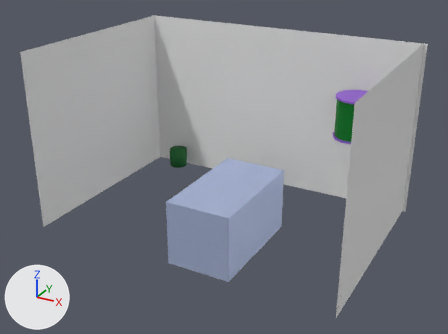
An edit to the Blender file assets/map/room_1.blend, drawn before and after from the same camera.
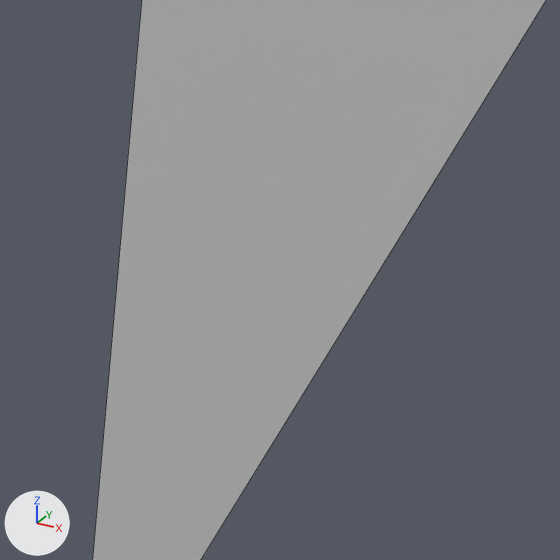
The first picture shows the older version from a 50 mm camera at (3.95, -8.81, 4.43) aimed at (-0.01, -1.6, 0.83). The close-ups show the older and then the newer version on the part from 73% to 86% of the width and 72% to 89% of the height of that picture. Only the edits that show in the close-ups are written down. Lighting does not change. The marker at lower left points along +X, +Y and +Z. The close-ups show mesh edges as thin lines. Objects named as collision shapes, trigger or cutter boxes, shadow casters or lower levels of detail are left out.

Objects in the first close-up: 'right'.
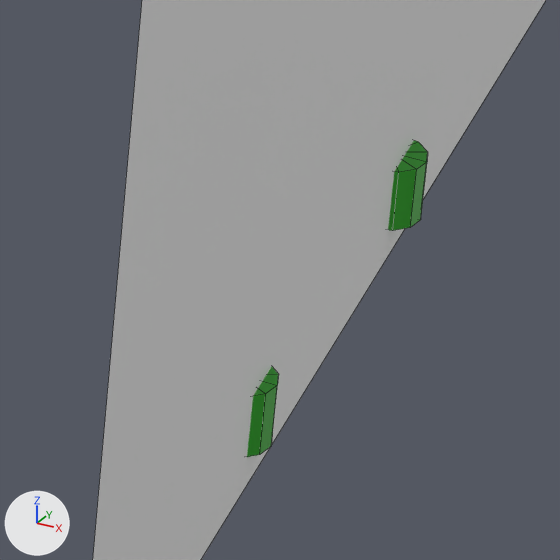
What changed in the scene script:
```text
Add mat_material_028:
    mat_material_028 = principled_material('Material.028')
    mat_material_028.base_color = (0.0241, 0.366, 0.0151)  # green #2ba321
Add mat_material_026:
    mat_material_026 = principled_material('Material.026')
    mat_material_026.base_color = (0.0241, 0.366, 0.0151)  # green #2ba321
Add me_cylinder_027:
    me_cylinder_027.from_pydata(...)  # a 12-sided cylinder along z spanning x -0.05..0.05, y -0.05..0.05, z -0.045..0.045
    me_cylinder_027.materials.append(mat_material_028)  # green #2ba321
Add me_cylinder_025:
    me_cylinder_025.from_pydata(...)  # a 12-sided cylinder along z spanning x -0.05..0.05, y -0.05..0.05, z -0.045..0.045
    me_cylinder_025.materials.append(mat_material_026)  # green #2ba321
Add ob_seaweed_003:
    ob_seaweed_003 = bpy.data.objects.new('seaweed.003', me_cylinder_027)
    ob_seaweed_003.location = (2.219, -2.387, 0.045)
Add ob_seaweed_001:
    ob_seaweed_001 = bpy.data.objects.new('seaweed.001', me_cylinder_025)
    ob_seaweed_001.location = (2.231, -1.788, 0.045)
```

Location of each change, [x1, y1, x2, y2] in pixels of the close-ups (560 x 560 px):
'seaweed.001', added (green)
    after: [388, 140, 428, 231]
'seaweed.003', added (green)
    after: [247, 367, 278, 457]
